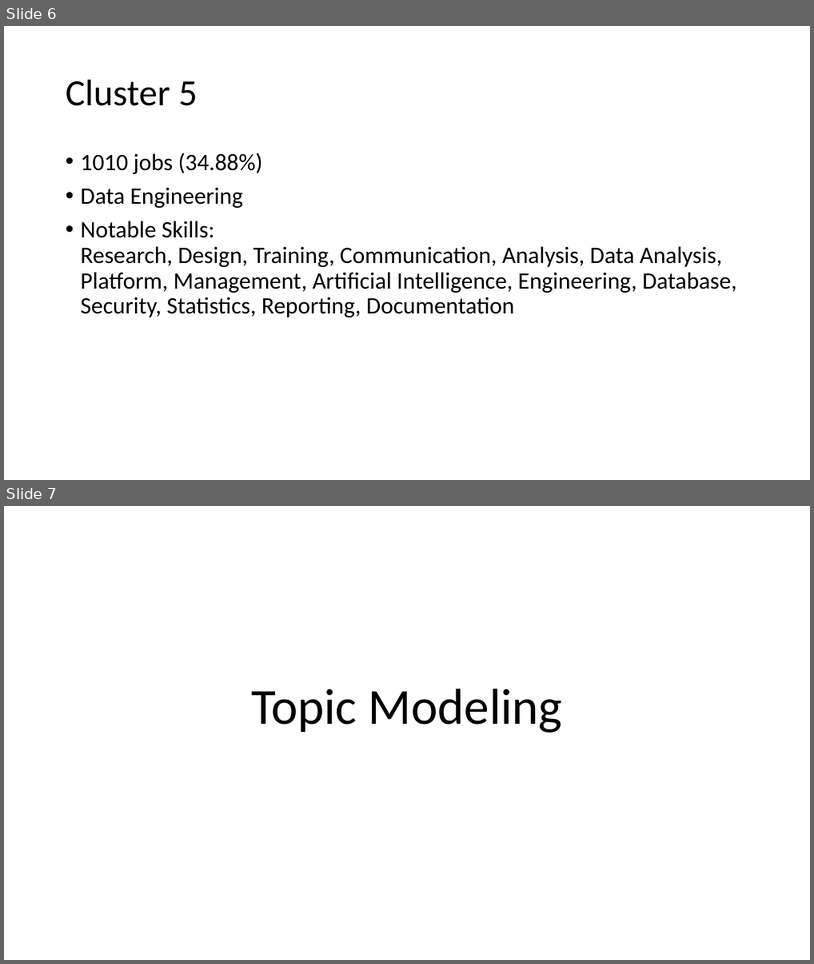
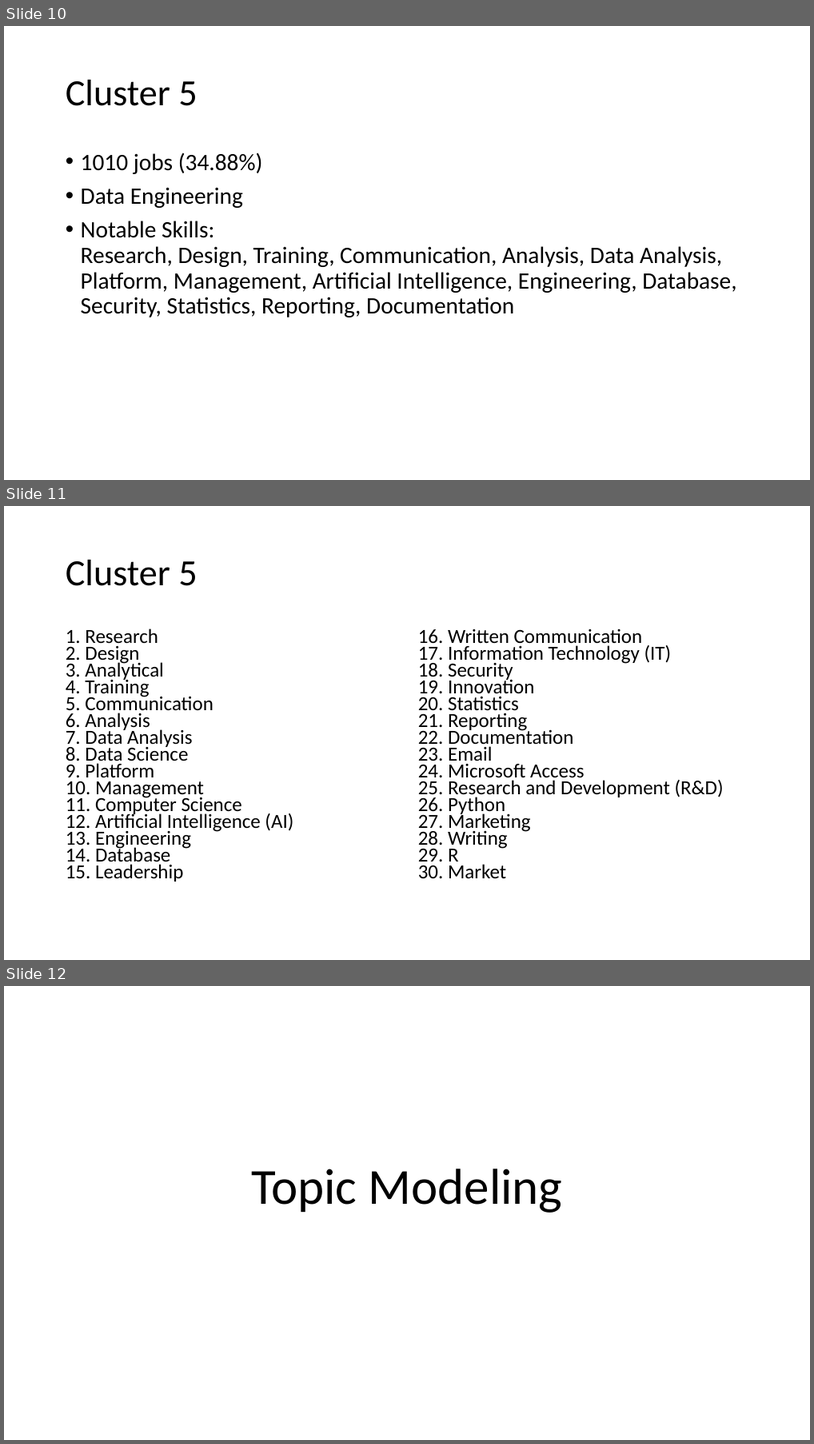
Before and after one commit to binxuankong/skills-ontology-project, a slide deck: Data Science Category.pptx. Shown one above the other, each under a label of ours: slides 6 and 7 before the commit, slides 10, 11 and 12 after it. The pictures are 814x964 and 814x1444 pixels, drawn with LibreOffice and Linux fonts; fonts in the diff are those of the drawing. Boxes give left, top, right and bottom in pixels: in the first picture for what was removed or moved away, otherwise in the second. Text is boxed around its words. In the diff, an @@ line names an element or a change of style, - is before the commit and + after.

```diff
--- a/Data Science Category.pptx
+++ b/Data Science Category.pptx
@@ slide 11 added at box(4, 506, 810, 960), background #FFFFFF @@
@@ title added at box(66, 560, 197, 586), 44 pt, text #000000 @@
+Cluster 5
@@ text added at box(66, 628, 294, 881), 23.8 pt, text #000000 @@
+1. Research
+2. Design
+3. Analytical
+4. Training
+5. Communication
+6. Analysis
+7. Data Analysis
+8. Data Science
+9. Platform
+10. Management
+11. Computer Science
+12. Artificial Intelligence (AI)
+13. Engineering
+14. Database
+15. Leadership
@@ text added at box(418, 628, 724, 878), 23.8 pt, text #000000 @@
+16. Written Communication
+17. Information Technology (IT)
+18. Security
+19. Innovation
+20. Statistics
+21. Reporting
+22. Documentation
+23. Email
+24. Microsoft Access
+25. Research and Development (R&D)
+26. Python
+27. Marketing
+28. Writing
+29. R
+30. Market
@@ what was slide 6 is now slide 10 @@
@@ what was slide 7 is now slide 12 @@
```
Also in this commit, not shown: 1 slide changed, 9 other slides added, 2 slides removed, 3 other files.
